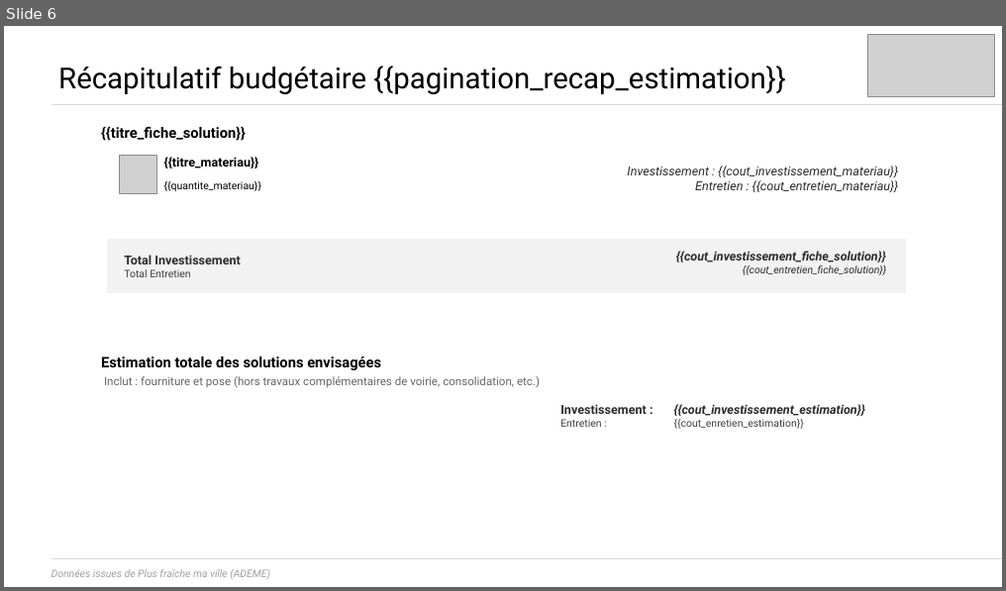
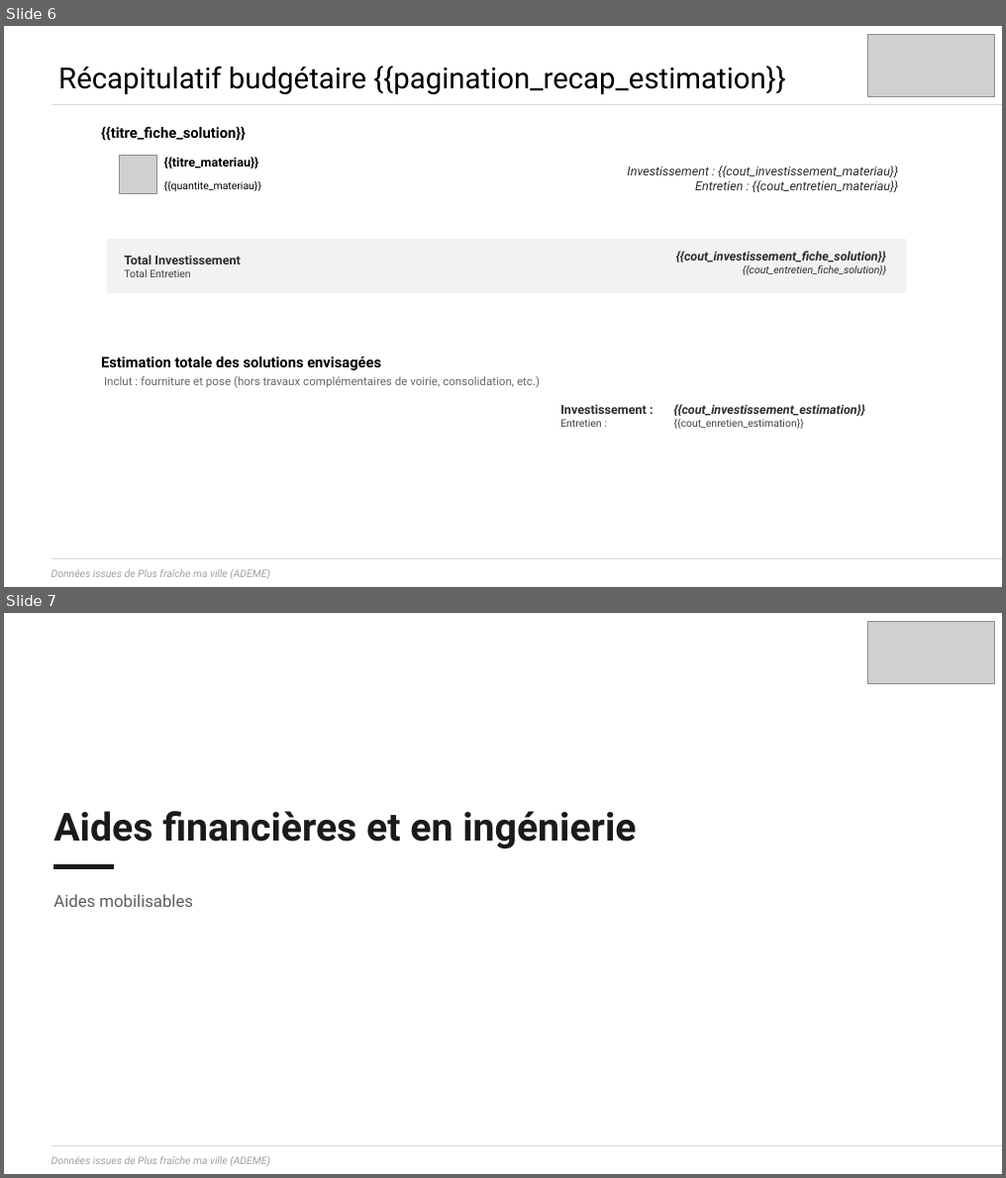
Before and after one commit to incubateur-ademe/plusfraichemaville-site, a slide deck: public/templates/template_synthese_projet.pptx. Shown one above the other, each under a label of ours: slide 6 before the commit, slides 6 and 7 after it. The pictures are 1006x591 and 1006x1178 pixels, drawn with LibreOffice and Linux fonts; fonts in the diff are those of the drawing; grey boxes stand for pictures. Boxes give left, top, right and bottom in pixels: in the first picture for what was removed or moved away, otherwise in the second. Text is boxed around its words. In the diff, an @@ line names an element or a change of style, - is before the commit and + after.

Commit message:
feat: rajout des slides pour les aides

```diff
--- a/public/templates/template_synthese_projet.pptx
+++ b/public/templates/template_synthese_projet.pptx
@@ slide 7 added at (4,613,1002,1174), background #FFFFFF @@
@@ picture added at (867,621,994,683) @@
@@ text added at (54,811,636,849), 37.3 pt, text #1A1A1A, bold @@
+Aides financières et en ingénierie
@@ rectangle added at (54,865,114,869), fill #1A1A1A, outline #1A1A1A 1 pt @@
@@ text added at (54,894,193,907), 16 pt, text #5C5C5C @@
+Aides mobilisables
@@ line added from (52, 1146) to (1002, 1146), #D9D9D9 1.5 pt @@
@@ text added at (52,1157,270,1166), 10 pt, text #A0A0A0, italic @@
+Données issues de Plus fraîche ma ville (ADEME)
```
Also in this commit, not shown: 1 slide changed, 1 other slide added.
